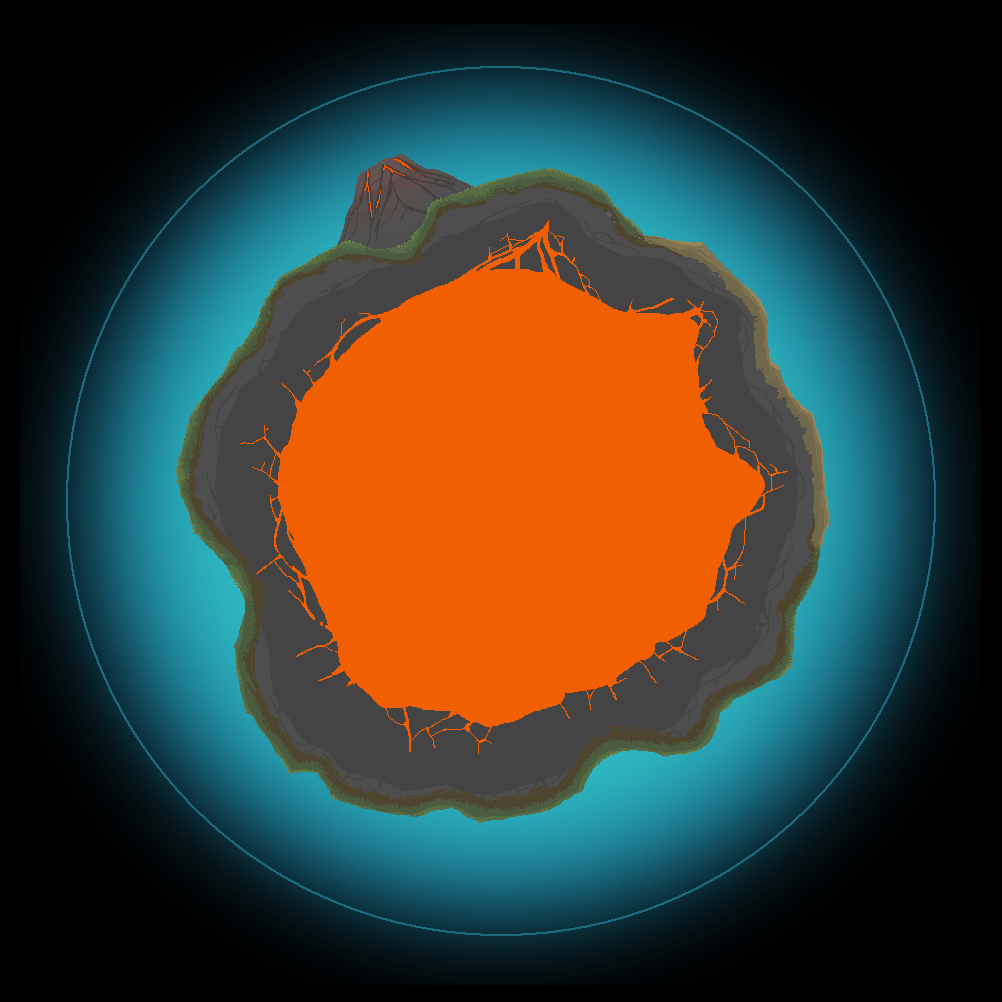
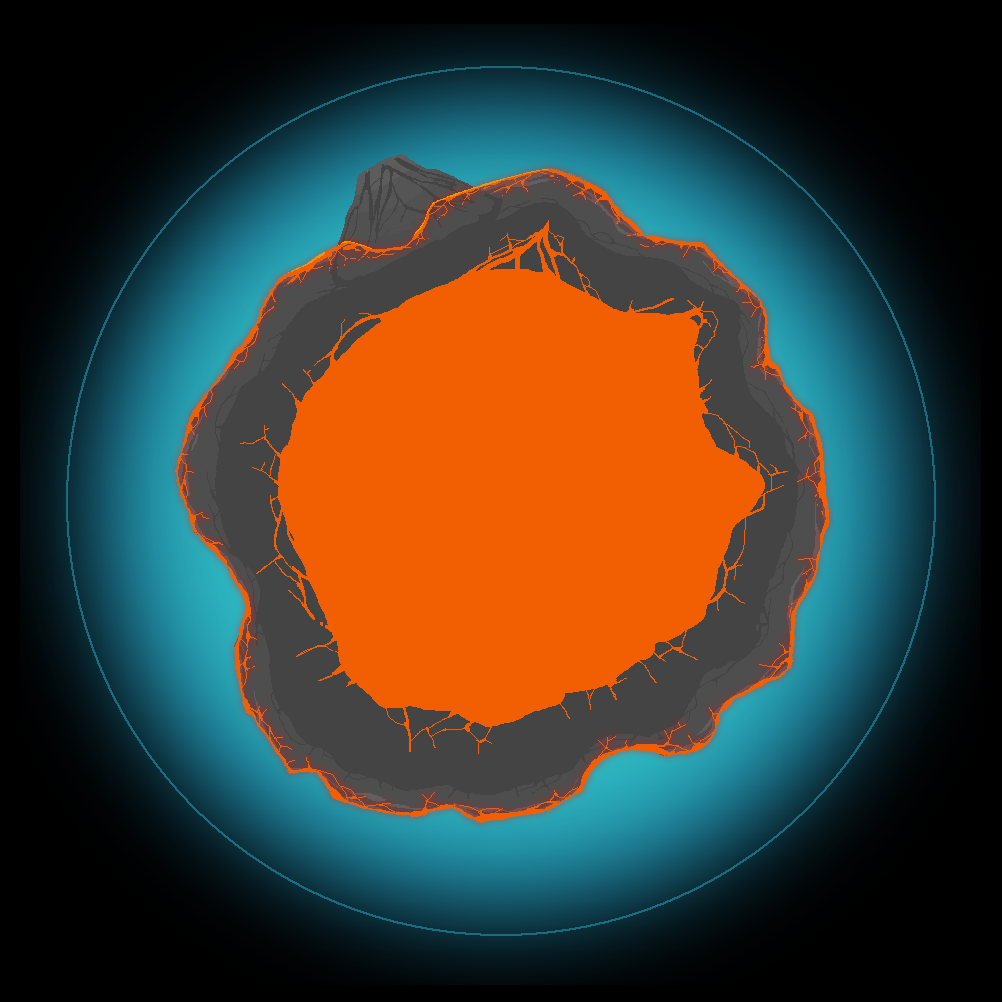
Revision of a layered w=1002, h=1002 image; what changed, layer by layer:
added layer "Lava mask" in group "Rocks" over [175, 168, 830, 823]
renamed "Layer 20" to "GroundMaterialMask", hid it over [175, 168, 830, 823]
renamed "Layer 18" to "Volcano", showed it over [329, 154, 503, 287]
moved "Lava" (2nd of 2, in "Rocks") into group "Rocks" over [240, 220, 788, 754]
